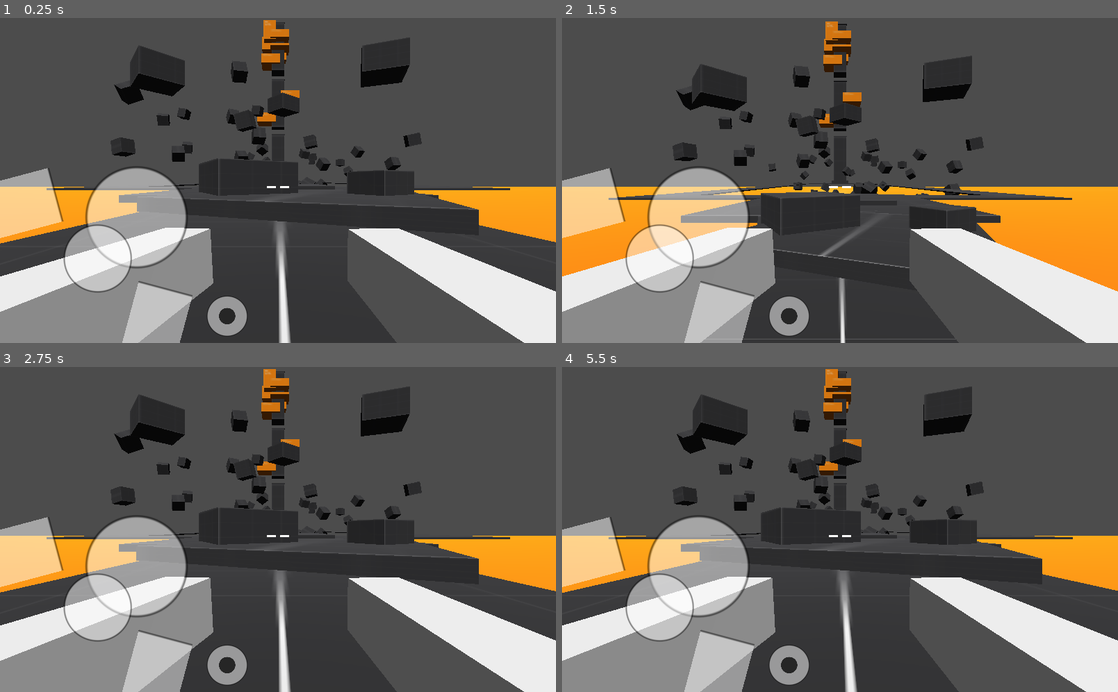
Above: before the commit, frames 1-4 (two rows, left to right).
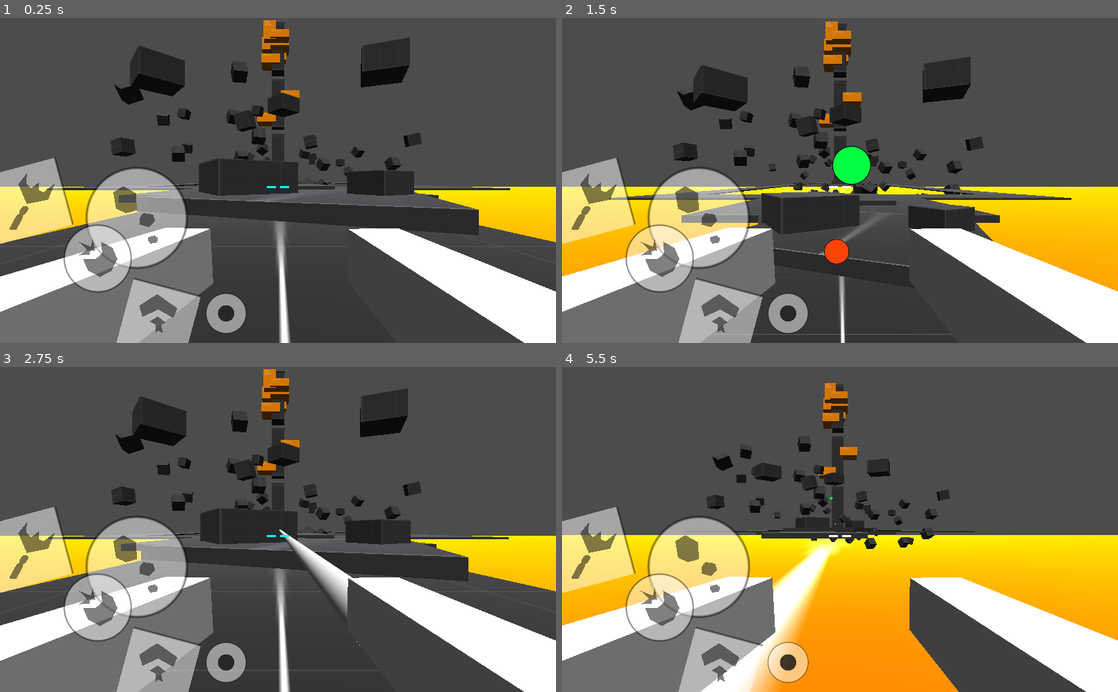
Above: after the commit, the same moments.

Repository: don-tnowe/godot-grappling-hook-fps
Game: Godot game, scene res://src/Screens/Main.tscn
Two runs of this game, one before a commit and one after it. Both use one fixed random seed, a clock stepped at 60 frames per second and the inputs below.
Inputs (mouse positions are in pixels of both pictures, inside the frame that each line leads up to):
- Up to frame 1 (0.25 s): no input
- Up to frame 2 (1.5 s): tap Enter at 0.5 s; move the mouse to (867, 180) at 0.52 s; hold W (move_fwd) from 0.53 s (still down); right-click (867, 180) at 0.6 s; tap Space (jump) at 0.77 s; move the mouse to (812, 180) at 1.27 s; click (812, 180) at 1.35 s
- Up to frame 3 (2.75 s): keep holding W (move_fwd); tap Space (jump) at 1.52 s; move the mouse to (289, 523) at 2.02 s; tap Shift (fire_special) at 2.1 s
- Up to frame 4 (5.5 s): tap Space (jump) at 2.75, 3.02, 3.77, 4.52 s; move the mouse to (834, 536) at 2.77 s; tap Alt at 2.85 s; move the mouse to (1006, 578) at 3.52 s; release W (move_fwd) at 3.53 s; hold A (strafe_left) 3.53-5.03 s; right-click (1006, 578) at 3.6 s; move the mouse to (673, 480) at 4.27 s; click (673, 480) at 4.35 s; move the mouse to (845, 529) at 5.02 s; hold W (move_fwd) from 5.03 s (still down); tap Shift (fire_special) at 5.1 s

The runs differ from the first frame. In frame 1, 12% of the frame differs, in the area x 0-100%, y 42-100%; in frame 2, 19%; in frame 3, 14%; in frame 4, 42%, in the area x 0-100%, y 0-100%.
Error before the commit: Parse Error: Unknown class: "WeaponBase" (res://src/Hero/Weapons/GrapplinHook.gd:1)

Commit message:
Improve touch controls UX

Diff:
--- a/project.godot
+++ b/project.godot
@@ -7,6 +7,16 @@
 ;   param=value ; assign values to parameters
 
 config_version=4
+
+_global_script_classes=[ {
+"base": "Spatial",
+"class": "WeaponBase",
+"language": "GDScript",
+"path": "res://src/Hero/WeaponBase.gd"
+} ]
+_global_script_class_icons={
+"WeaponBase": ""
+}
 
 [application]
 
@@ -104,4 +114,6 @@
 
 [rendering]
 
+quality/driver/driver_name="GLES2"
+vram_compression/import_etc=true
 environment/default_environment="res://default_env.tres"
--- a/src/Hero/TouchscreenHUD.gd
+++ b/src/Hero/TouchscreenHUD.gd
@@ -4,12 +4,13 @@
 signal tilt_move(direction)
 signal drag_look(offset)
 
-export var tilt_deadzone := PI * 0.25
-export var tilt_sensitivity := 48.0 / PI
+export var tilt_deadzone := PI * 0.15
+export var tilt_sensitivity := 32.0 / PI
 export var look_minimum_x := 640
 
 var is_touch := true
 var anchor_basis := Basis()
+var gyro := Vector3.ZERO
 
 
 func _ready():
@@ -21,14 +22,22 @@
 	anchor_current_tilt(-Input.get_gravity().normalized())
 
 
-func _physics_process(_delta):
+func _physics_process(delta):
 	if !is_touch: return
 	var gravity_up = -Input.get_gravity().normalized()
 
 	if Input.is_action_pressed("move_stop"):
 		anchor_current_tilt(gravity_up)
+		gyro = Vector3.ZERO
 
-	var gravity_vec = anchor_basis.xform(gravity_up)
+	gyro += Input.get_gyroscope() * delta
+
+	# Every commented method here tilts movement vector to the left on test device. TODO: find a way to consistently correct this
+	#	var gravity_vec = anchor_basis.xform(gravity_up)
+	# var gravity_vec = anchor_basis.xform(_drift_correction(Basis(gyro), gravity_up).y)
+	# var gravity_vec = _drift_correction(Basis(gyro), gravity_up).y
+	var gravity_vec = Vector2(-gyro.y, gyro.x)
+
 	var input_vec = Vector2(-gravity_vec.x * tilt_sensitivity, gravity_vec.y * tilt_sensitivity).limit_length(1)
 	if input_vec.length_squared() > tilt_deadzone * tilt_deadzone:
 		emit_signal("tilt_move", input_vec)
@@ -48,6 +57,20 @@
 	)
 
 
+func _drift_correction(p_basis, p_grav):
+	# start by calculating the dot product, this gives us the cosine angle between our two vectors
+	var dot = p_basis.y.dot(p_grav)
+
+	# if our dot is 1.0 we're good
+	if dot < 1.0:
+		# the cross between our two vectors gives us a vector perpendicular to our two vectors
+		var axis = p_basis.y.cross(p_grav).normalized()
+		var correction = Basis(axis, acos(dot))
+		p_basis = correction * p_basis
+
+	return p_basis
+
+
 func _input(event):
 	if event is InputEventScreenDrag && event.position.x > look_minimum_x:
 		emit_signal("drag_look", event.relative)
--- a/src/Hero/TouchscreenHUD.tscn
+++ b/src/Hero/TouchscreenHUD.tscn
@@ -23,22 +23,59 @@
 
 [node name="Jump" type="TouchScreenButton" parent="BL/Touch"]
 self_modulate = Color( 1, 1, 1, 0.498039 )
-position = Vector2( 256, -116 )
+position = Vector2( 247, -122 )
 rotation = 0.261799
-scale = Vector2( 0.4, 0.6 )
+scale = Vector2( 0.5, 0.6 )
 normal = ExtResource( 2 )
 shape = SubResource( 2 )
+passby_press = true
 action = "jump"
 visibility_mode = 1
 
+[node name="Polygon2D8" type="Polygon2D" parent="BL/Touch/Jump"]
+position = Vector2( 48.0277, 40.7474 )
+rotation = -1.57079
+scale = Vector2( 0.666667, 1.5 )
+color = Color( 0, 0, 0, 0.498039 )
+polygon = PoolVector2Array( 12.0082, 33.438, -61.6501, -1.71698, -107.358, 13.3499, -55.6066, 45.5164, -75.1786, 86.9728, -27.1826, 90.4772 )
+
+[node name="Polygon2D9" type="Polygon2D" parent="BL/Touch/Jump"]
+position = Vector2( 74.6451, 110.446 )
+rotation = -1.57079
+scale = Vector2( 0.666667, 1.5 )
+color = Color( 0, 0, 0, 0.498039 )
+polygon = PoolVector2Array( -15.1943, 15.1503, 17.3656, 31.765, 0.335205, 53.7874, -16.2683, 44.675, -51.1964, 54.3653, -43.0046, 42.5492, -58.3141, 36.6567, -21.4448, 31.796 )
+
 [node name="Fire" type="TouchScreenButton" parent="BL/Touch"]
 self_modulate = Color( 1, 1, 1, 0.498039 )
-position = Vector2( 155.638, -328 )
+position = Vector2( 156, -327 )
 scale = Vector2( 0.75, 0.75 )
 normal = ExtResource( 1 )
 shape = SubResource( 1 )
+passby_press = true
 action = "fire_main"
 visibility_mode = 1
+
+[node name="Polygon2D3" type="Polygon2D" parent="BL/Touch/Fire"]
+position = Vector2( 187.003, 183.328 )
+rotation = 0.261799
+scale = Vector2( 0.533333, 0.8 )
+color = Color( 0, 0, 0, 0.498039 )
+polygon = PoolVector2Array( -14.3156, 9.45911, -14.6624, -4.28265, -34.8013, -9.3125, -59.4231, 0.262146, -57.9556, 10.3528, -41.9993, 17.8552 )
+
+[node name="Polygon2D4" type="Polygon2D" parent="BL/Touch/Fire"]
+position = Vector2( 176.337, 148.662 )
+rotation = 0.797413
+scale = Vector2( 0.764238, 1.51291 )
+color = Color( 0, 0, 0, 0.498039 )
+polygon = PoolVector2Array( -14.3156, 9.45911, -14.6624, -4.28265, -34.8013, -9.3125, -59.4231, 0.262146, -57.9556, 10.3528, -41.9993, 17.8552 )
+
+[node name="Polygon2D5" type="Polygon2D" parent="BL/Touch/Fire"]
+position = Vector2( 113.67, 39.3284 )
+rotation = -1.0472
+scale = Vector2( 1.26571, 2.6531 )
+color = Color( 0, 0, 0, 0.498039 )
+polygon = PoolVector2Array( -14.3156, 9.45911, -14.6624, -4.28265, -34.8013, -9.3125, -59.4231, 0.262146, -57.9556, 10.3528, -41.9993, 17.8552 )
 
 [node name="Altfire" type="TouchScreenButton" parent="BL/Touch"]
 self_modulate = Color( 1, 1, 1, 0.498039 )
@@ -46,25 +83,56 @@
 scale = Vector2( 0.5, 0.5 )
 normal = ExtResource( 1 )
 shape = SubResource( 1 )
+passby_press = true
 action = "fire_alt"
 visibility_mode = 1
 
+[node name="Polygon2D6" type="Polygon2D" parent="BL/Touch/Altfire"]
+position = Vector2( 110.265, 92.2128 )
+rotation = -1.309
+scale = Vector2( 0.8, 1.2 )
+color = Color( 0, 0, 0, 0.498039 )
+polygon = PoolVector2Array( -57.5283, -20.7819, -102.416, 2.76569, -117.159, 43.3594, -77.0078, 72.4218, -16.7644, 80.6404, 28.1233, 57.0928, 41.0983, 18.5405, -8.31873, 30.8188, -42.6462, 16.2453 )
+
+[node name="Polygon2D7" type="Polygon2D" parent="BL/Touch/Altfire"]
+position = Vector2( 108.265, 84.2128 )
+rotation = -1.57079
+scale = Vector2( 0.8, 1.2 )
+color = Color( 0, 0, 0, 0.498039 )
+polygon = PoolVector2Array( -36.569, -7.27124, -39.8507, -41.1943, -14.362, -16.4146, 21.9872, -41.8877, 0.473633, -5.26093, 31.5659, 1.26312, -19.7922, 8.71191, -16.4301, -2.24139, -23.8479, -7.81818 )
+
 [node name="SFire" type="TouchScreenButton" parent="BL/Touch"]
 self_modulate = Color( 1, 1, 1, 0.498039 )
-position = Vector2( 91.6384, -324 )
+position = Vector2( 104, -343 )
 rotation = 1.309
-scale = Vector2( 0.4, 0.6 )
+scale = Vector2( 0.5, 0.6 )
 normal = ExtResource( 2 )
 shape = SubResource( 2 )
+passby_press = true
 action = "fire_special"
 visibility_mode = 1
 
+[node name="Polygon2D" type="Polygon2D" parent="BL/Touch/SFire"]
+position = Vector2( 217.437, 158.155 )
+rotation = -1.0472
+scale = Vector2( 0.806087, 1.42586 )
+color = Color( 0, 0, 0, 0.498039 )
+polygon = PoolVector2Array( 12.0616, -98.7803, 4.29712, -118.099, -19.5042, -100.043, -43.9991, -109.472, -54.3519, -135.23, -72.9769, -104.295, -13.6344, -59.681, 61.0515, -79.9242, 64.8409, -122.012, 33.9684, -95.7917 )
+
+[node name="Polygon2D2" type="Polygon2D" parent="BL/Touch/SFire"]
+position = Vector2( 212.775, 144.734 )
+rotation = -1.0472
+scale = Vector2( 1, 1.25019 )
+color = Color( 0, 0, 0, 0.498039 )
+polygon = PoolVector2Array( -30.3648, -49.7905, -34.8477, -35.1861, -32.2595, -28.7466, -39.3306, -20.5816, -45.7081, 15.0668, -43.12, 21.5063, -23.8015, 18.0554, -17.4239, -17.593, -20.0121, -24.0325, -12.9409, -32.1975, -8.4581, -46.802, -18.9377, -53.5573 )
+
 [node name="MoveStop" type="TouchScreenButton" parent="BL/Touch"]
 self_modulate = Color( 1, 1, 1, 0.498039 )
-position = Vector2( 380, -88 )
+position = Vector2( 378, -93 )
 scale = Vector2( 0.3, 0.3 )
 normal = ExtResource( 1 )
 shape = SubResource( 1 )
+passby_press = true
 action = "move_stop"
 visibility_mode = 1
 
Not shown, changed: assets/Graphics/Mesh/Kenney Prototype/Dark/texture_01.png.import
Not shown, changed: assets/Graphics/Mesh/Kenney Prototype/Orange/texture_01.png.import
